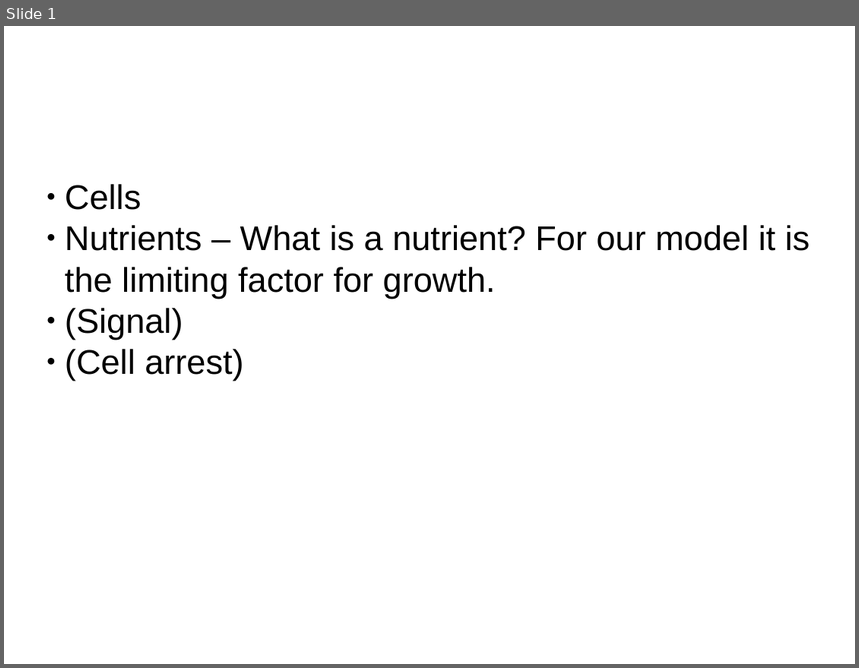
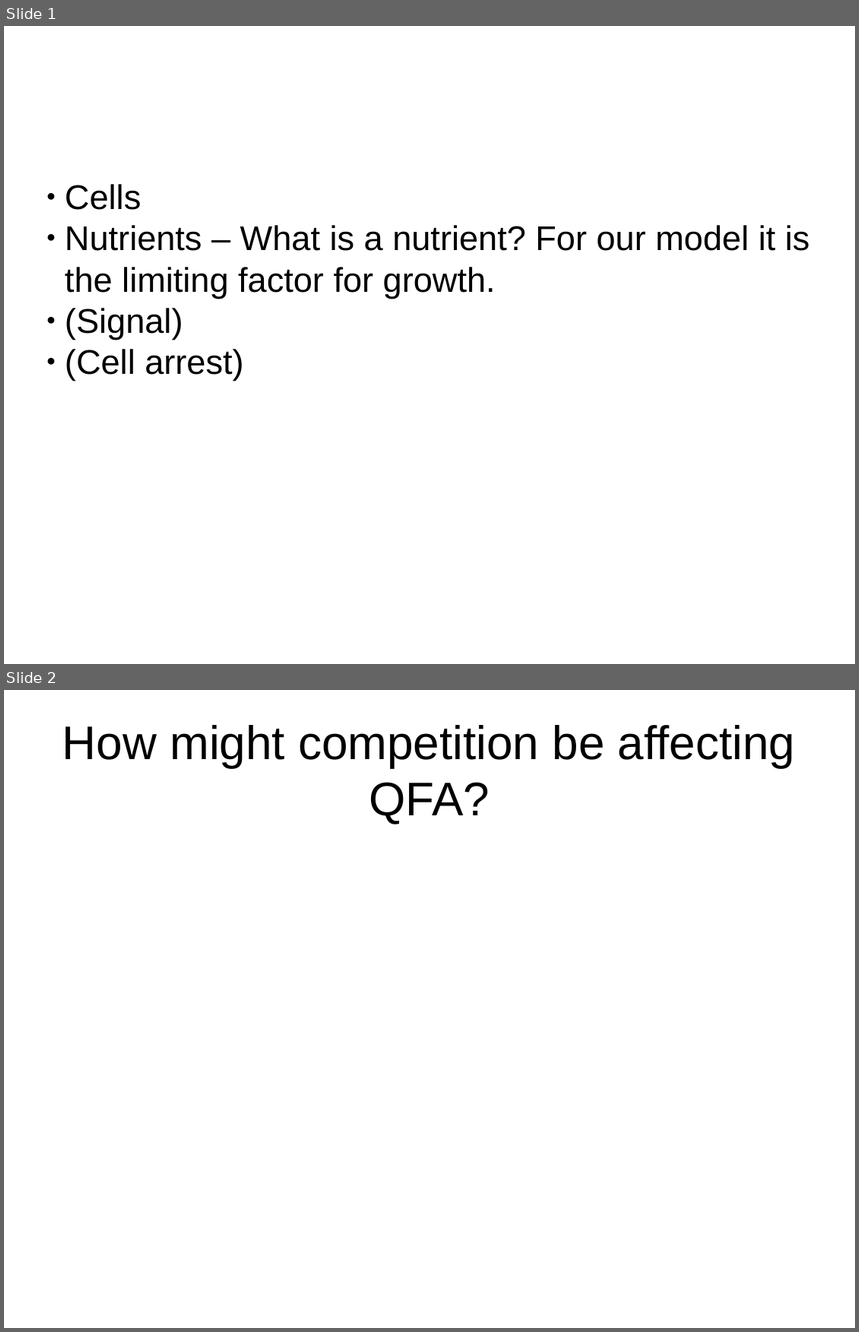
Before and after one commit to lwlss/CANS, a slide deck: docs/lab_meeting_presentation/cans_presentation.odp. Shown one above the other, each under a label of ours: slide 1 before the commit, slides 1 and 2 after it. The pictures are 859x668 and 859x1332 pixels, drawn with LibreOffice and Linux fonts; fonts in the diff are those of the drawing. Boxes give left, top, right and bottom in pixels: in the first picture for what was removed or moved away, otherwise in the second. Text is boxed around its words. In the diff, an @@ line names an element or a change of style, - is before the commit and + after.

```diff
--- a/docs/lab_meeting_presentation/cans_presentation.odp
+++ b/docs/lab_meeting_presentation/cans_presentation.odp
@@ slide 2 added at bbox=[4, 690, 855, 1328], background #FFFFFF @@
@@ title added at bbox=[63, 725, 795, 825], 44 pt, text #000000 @@
+How might competition be affecting QFA?
```
Also in this commit, not shown: 1 slide changed, 1 other file.
